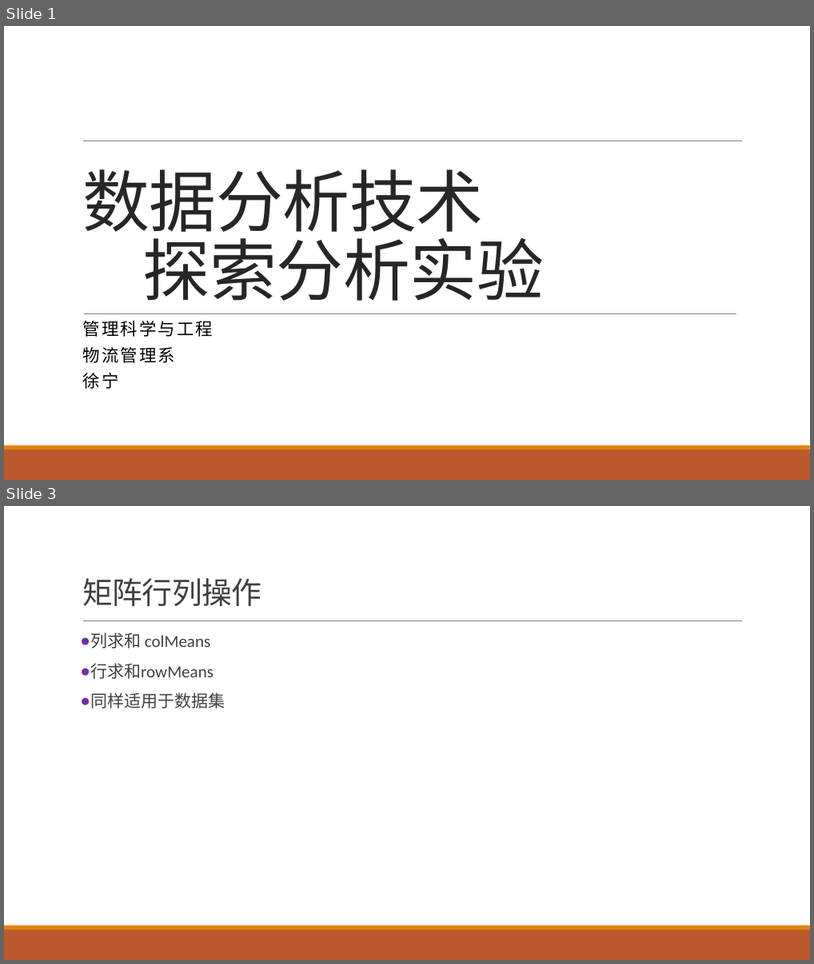
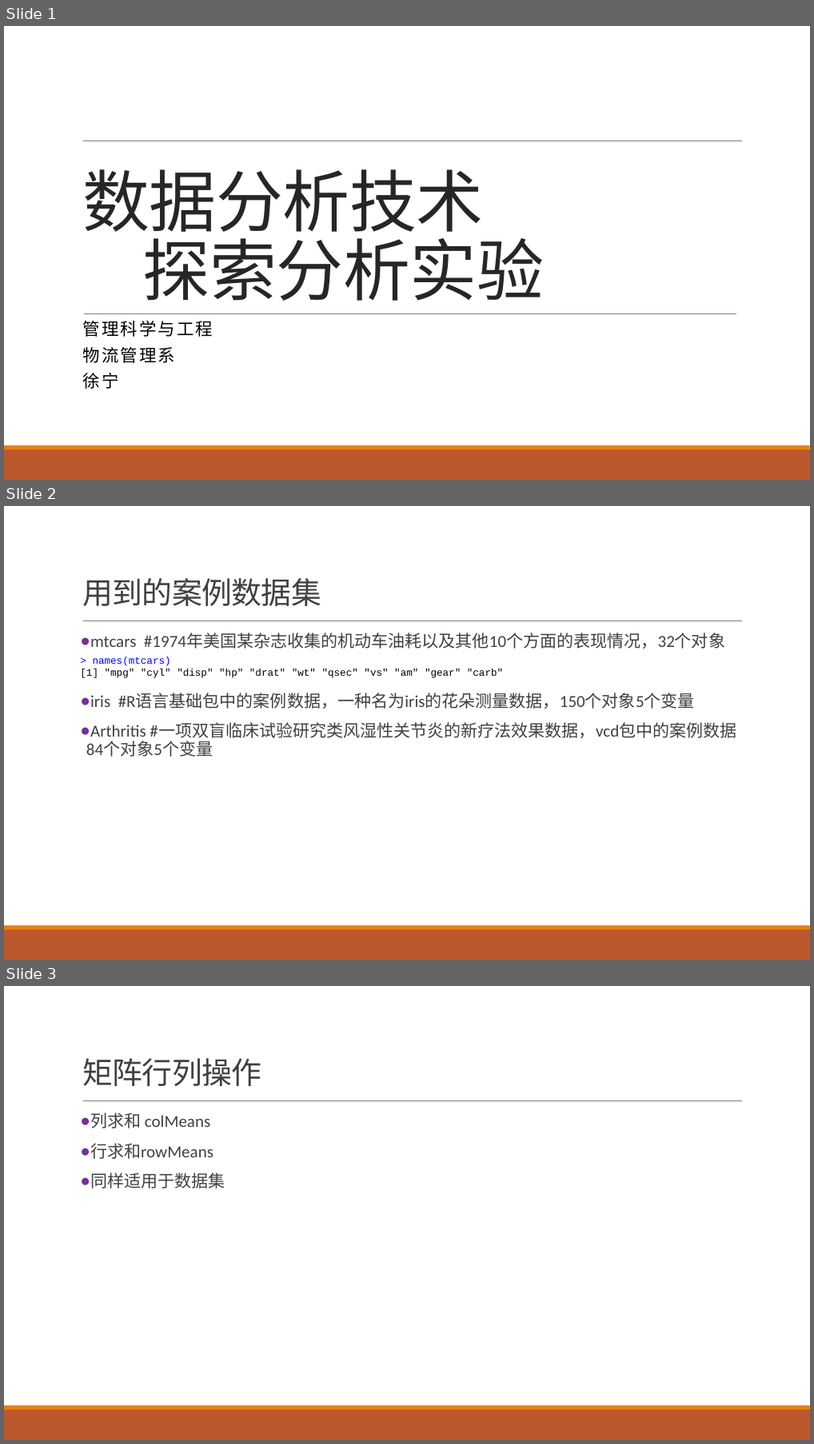
Before and after one commit to exoplanetX/DataAnalytics, a slide deck: 实验3-探索性分析.pptx. Shown one above the other, each under a label of ours: slides 1 and 3 before the commit, slides 1, 2 and 3 after it; the slides between them are not shown. The pictures are 814x964 and 814x1444 pixels, drawn with LibreOffice and Linux fonts; fonts in the diff are those of the drawing. Boxes give left, top, right and bottom in pixels: in the first picture for what was removed or moved away, otherwise in the second. Text is boxed around its words. In the diff, an @@ line names an element or a change of style, - is before the commit and + after.

```diff
--- a/实验3-探索性分析.pptx
+++ b/实验3-探索性分析.pptx
@@ slide 2 added at box(4, 506, 810, 960), background #FFFFFF; not listed: 3 template elements that a slide beside it also shows @@
@@ title added at box(82, 578, 322, 606), 36 pt, text #404040 @@
+用到的案例数据集
@@ text added at box(90, 633, 737, 742), 20 pt, text #404040 @@
+● mtcars #1974年美国某杂志收集的机动车油耗以及其他10个方面的表现情况，32个对象
+● iris #R语言基础包中的案例数据，一种名为iris的花朵测量数据，150个对象5个变量
+● Arthritis #一项双盲临床试验研究类风湿性关节炎的新疗法效果数据，vcd包中的案例数据84个对象5个变量
@@ text added at box(80, 656, 503, 678), 12 pt, text #000000 @@
+> names(mtcars)
+[1] "mpg" "cyl" "disp" "hp" "drat" "wt" "qsec" "vs" "am" "gear" "carb"
```
Also in this commit, not shown: 8 slides changed, 4 other slides added, 1 slide removed, 1 other file.
